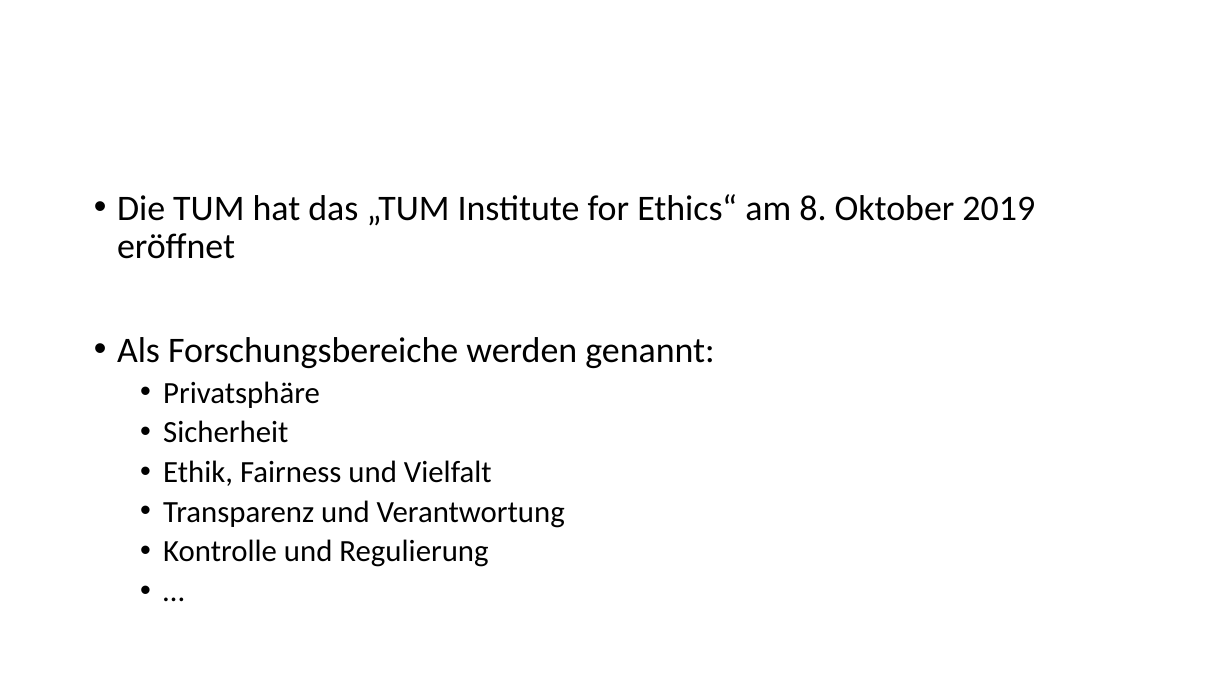
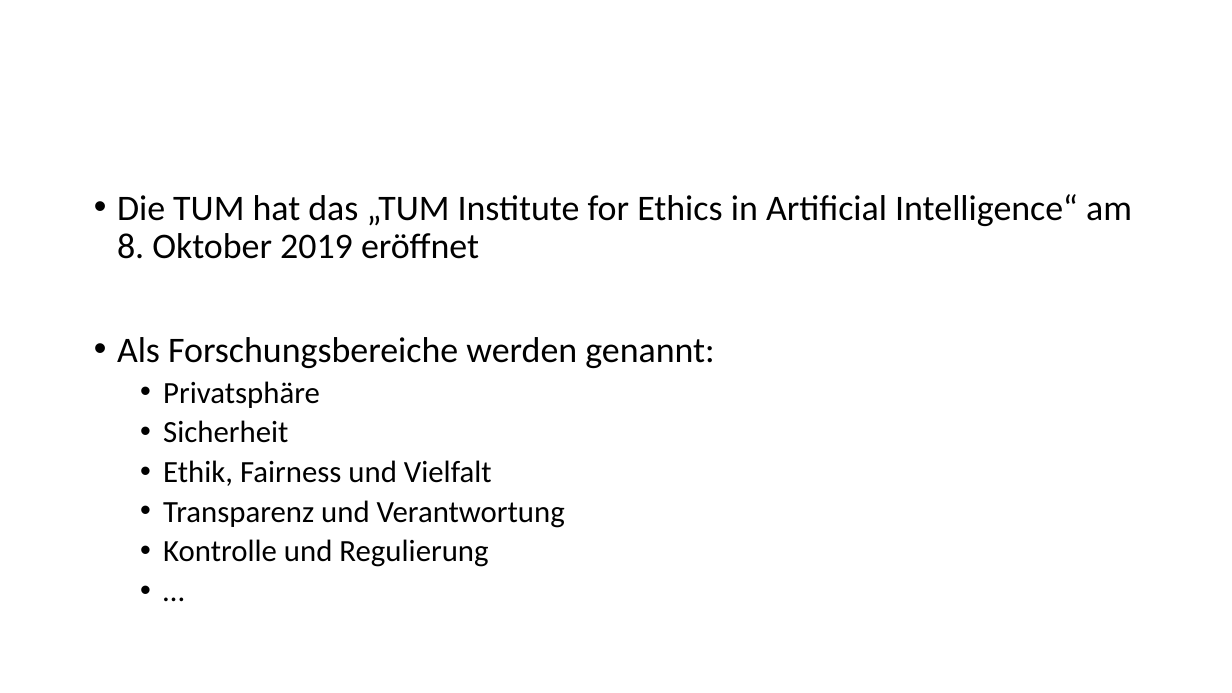
Before and after one commit to bosinoliver/ros-kinect-roboticarm, a slide deck: slide 21 of Kognitive Systeme Vortrag/Ethics in AI.pptx. Drawn at 1232x693 pixels with LibreOffice and Linux fonts; fonts in the diff are those of the drawing; background and template pictures are left out. Boxes give left, top, right and bottom in pixels: in the first picture for what was removed or moved away, otherwise in the second. Text is boxed around its words. In the diff, an @@ line names an element or a change of style, - is before the commit and + after.

```diff
--- a/Kognitive Systeme Vortrag/Ethics in AI.pptx
+++ b/Kognitive Systeme Vortrag/Ethics in AI.pptx
@@ text at (x1=117, y1=194, x2=1132, y2=259): text changed @@
-• Die TUM hat das „TUM Institute for Ethics“ am 8. Oktober 2019 eröffnet
+• Die TUM hat das „TUM Institute for Ethics in Artificial Intelligence“ am 8. Oktober 2019 eröffnet
```
Also in this commit, not shown: 3 slides added.
